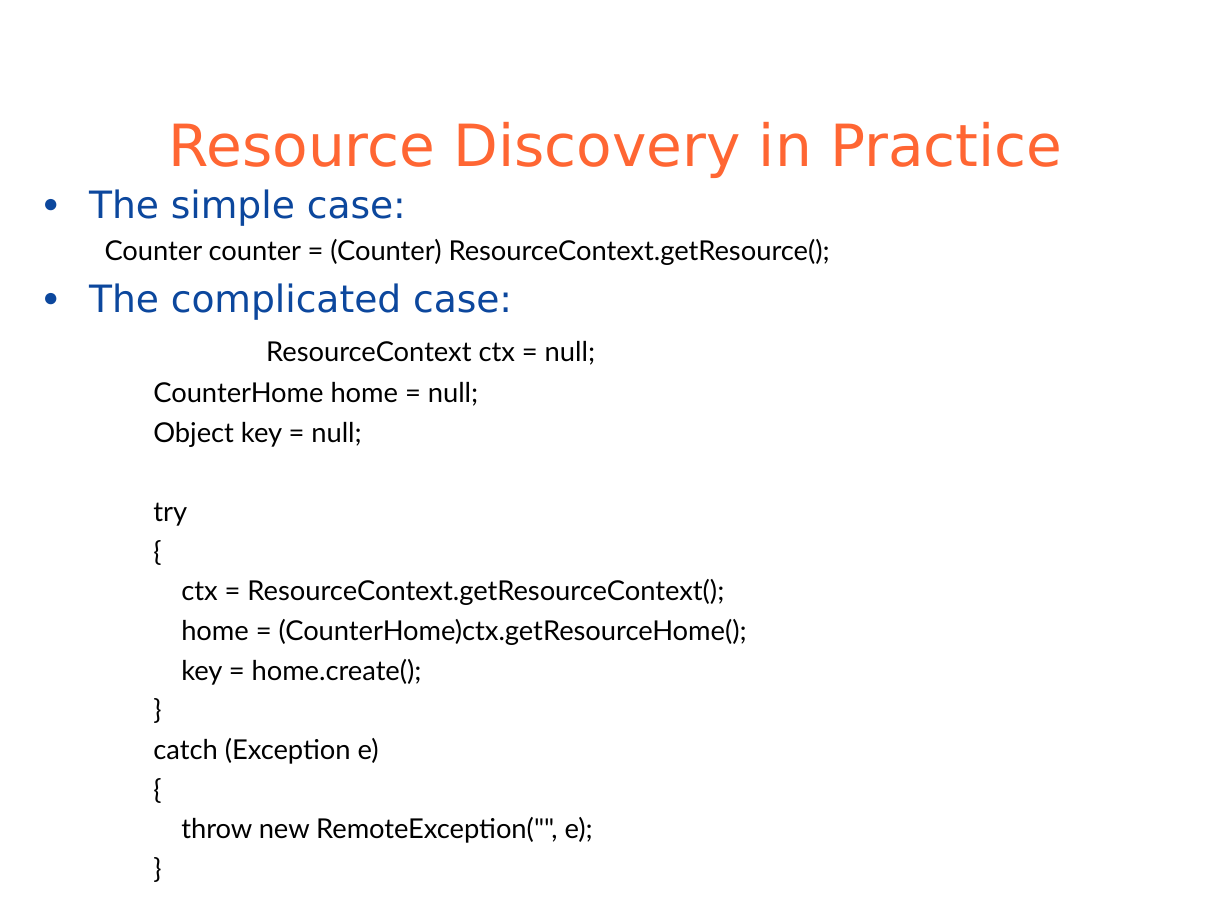
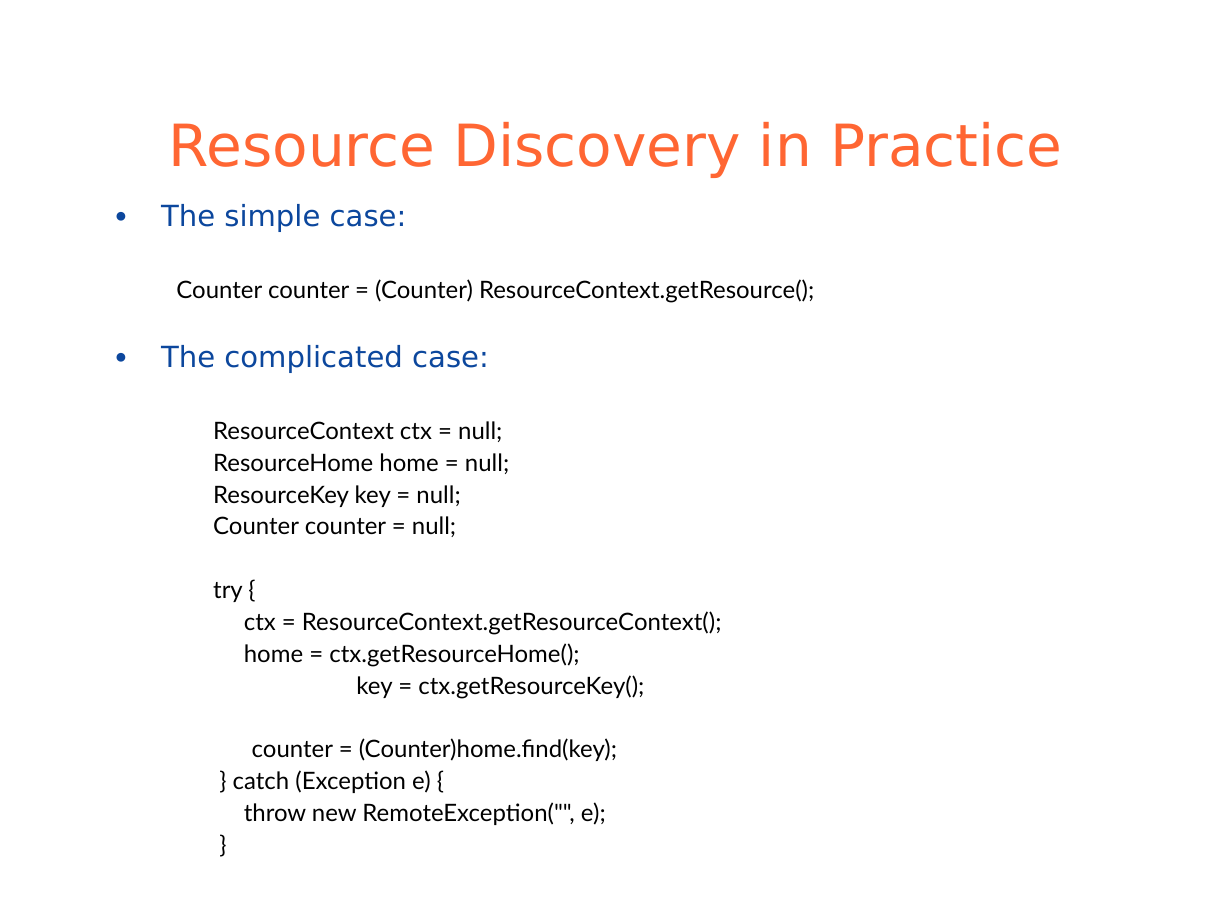
Before and after one commit to globus/globus-toolkit-documentation, a slide deck: slide 7 of toolkit/docs/development/wsrf/WSRFTutorial.ppt. Drawn at 1232x924 pixels with LibreOffice and Linux fonts; fonts in the diff are those of the drawing; background and template pictures are left out. Boxes give left, top, right and bottom in pixels: in the first picture for what was removed or moved away, otherwise in the second. Text is boxed around its words. In the diff, an @@ line names an element or a change of style, - is before the commit and + after.

```diff
--- a/toolkit/docs/development/wsrf/WSRFTutorial.ppt
+++ b/toolkit/docs/development/wsrf/WSRFTutorial.ppt
@@ text "The simple case:" moved from (x1=89, y1=189, x2=830, y2=843) to (x1=161, y1=204, x2=814, y2=825) @@
@@ text at (x1=161, y1=204, x2=814, y2=825): size 22 to 17 pt in "The simple case:", "The complicated case:"; size 16 to 14 pt in "Counter counter = (Counter) ResourceContext.getResource();", "ResourceContext ctx = null;", "ctx = ResourceContext.getResourceContext();", "throw new RemoteException("", e);" and 1 more places; line spacing 1 to 0.9; less space between paragraphs @@
@@ text at (x1=213, y1=453, x2=509, y2=602): text changed; size 16 to 14 pt @@
-  CounterHome home = null;
-  Object key = null;
-  try
-  {
+  ResourceHome home = null;
+  ResourceKey key = null;
+  Counter counter = null;
+  try {
@@ text at (x1=233, y1=643, x2=644, y2=793): text changed; size 16 to 14 pt @@
-  home = (CounterHome)ctx.getResourceHome();
-  key = home.create();
-  }
-  catch (Exception e)
-  {
+  home = ctx.getResourceHome();
+  key = ctx.getResourceKey();
+  counter = (Counter)home.find(key);
+  } catch (Exception e) {
```
Also in this commit, not shown: 12 other slides changed.
